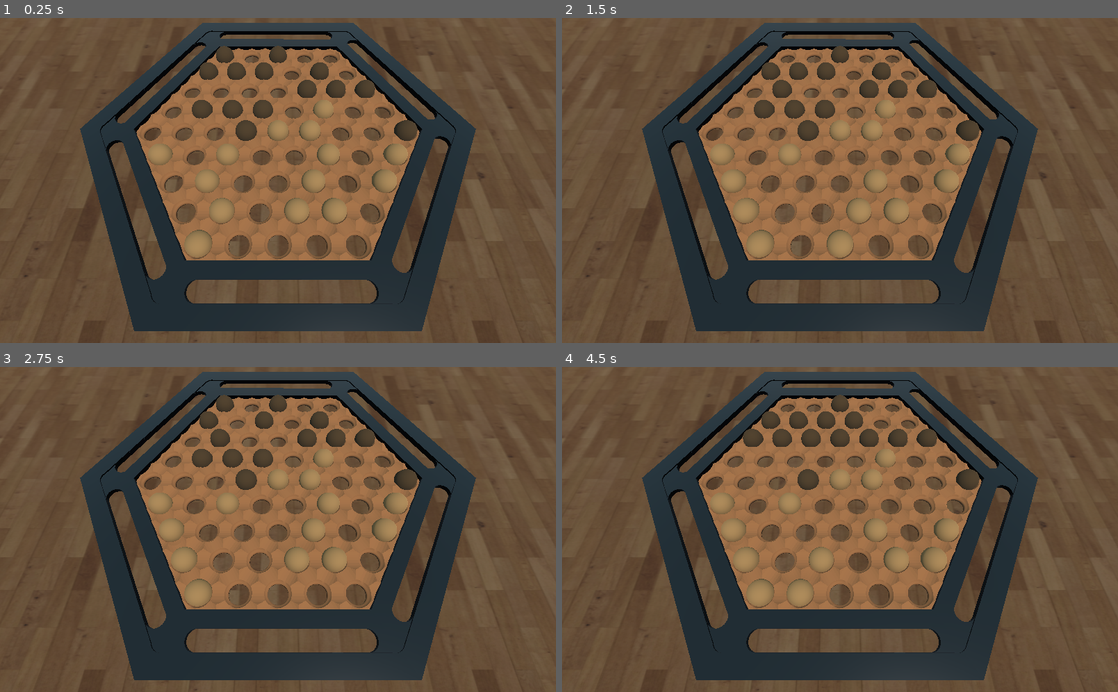
Above: before the commit, frames 1-4 (two rows, left to right).
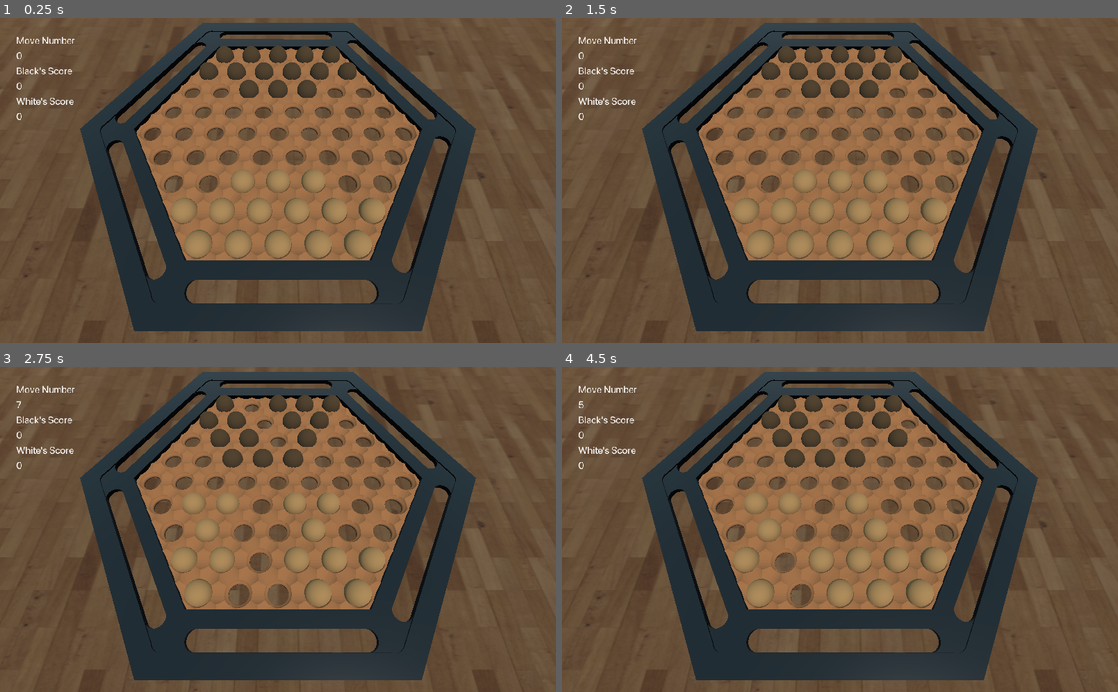
Above: after the commit, the same moments.

Repository: mmgh900/Abalone-Game-AI
Game: Godot game, scene res://Scenes/Game.tscn
Same seed, same stepped clock (60 frames per second), same inputs: the game is played once before the commit and once after it.
Inputs:
- Up to frame 1 (0.25 s): no input
- Up to frame 2 (1.5 s): tap Enter at 0.5, 1.35 s; hold Right 0.53-1.28 s; hold Enter 0.53-1.28 s; tap Space at 1.25 s; hold Left from 1.28 s (still down)
- Up to frame 3 (2.75 s): tap Enter at 2 s; release Left at 2.03 s; hold Right from 2.03 s (still down); hold Enter from 2.03 s (still down)
- Up to frame 4 (4.5 s): tap Space at 2.75, 4.25 s; release Enter at 2.78 s; tap Enter at 2.85, 3.5, 4.35 s; release Right at 3.53 s; hold Enter 3.53-4.28 s; hold Left from 3.53 s (still down)

The runs differ from the first frame. In frame 1, 5.7% of the frame differs, in the area x 2-76%, y 5-74%; in frame 2, 5.6%; in frame 3, 4.6%; in frame 4, 5.2%.

Commit message:
- Simple Minimax

Diff:
--- a/Scenes/Game.tscn
+++ b/Scenes/Game.tscn
@@ -1,10 +1,17 @@
-[gd_scene load_steps=5 format=2]
+[gd_scene load_steps=8 format=2]
 
 [ext_resource path="res://Scenes/Board.tscn" type="PackedScene" id=1]
 [ext_resource path="res://Assets/Ground.tres" type="Material" id=2]
+[ext_resource path="res://Fonts/SF-Pro-Display-Regular.otf" type="DynamicFontData" id=3]
 [ext_resource path="res://Scripts/Visualizer.gd" type="Script" id=4]
 
 [sub_resource type="PlaneMesh" id=1]
+
+[sub_resource type="Theme" id=2]
+
+[sub_resource type="DynamicFont" id=3]
+size = 18
+font_data = ExtResource( 3 )
 
 [node name="Game" type="Node"]
 
@@ -29,3 +36,72 @@
 [node name="Visualizer" type="Node" parent="."]
 script = ExtResource( 4 )
 pieces_path = NodePath("../Pieces")
+
+[node name="Control" type="Control" parent="."]
+anchor_right = 1.0
+anchor_bottom = 1.0
+
+[node name="VBoxContainer" type="VBoxContainer" parent="Control"]
+margin_left = 30.0
+margin_top = 30.0
+margin_right = 233.0
+margin_bottom = 158.0
+
+[node name="RichTextLabel" type="RichTextLabel" parent="Control/VBoxContainer"]
+margin_right = 203.0
+margin_bottom = 24.0
+size_flags_horizontal = 3
+theme = SubResource( 2 )
+custom_fonts/normal_font = SubResource( 3 )
+text = "Move Number"
+fit_content_height = true
+
+[node name="move-number" type="RichTextLabel" parent="Control/VBoxContainer"]
+margin_top = 28.0
+margin_right = 203.0
+margin_bottom = 52.0
+size_flags_horizontal = 3
+theme = SubResource( 2 )
+custom_fonts/normal_font = SubResource( 3 )
+text = "0"
+fit_content_height = true
+
+[node name="RichTextLabel4" type="RichTextLabel" parent="Control/VBoxContainer"]
+margin_top = 56.0
+margin_right = 203.0
+margin_bottom = 80.0
+size_flags_horizontal = 3
+theme = SubResource( 2 )
+custom_fonts/normal_font = SubResource( 3 )
+text = "Black's Score"
+fit_content_height = true
+
+[node name="white-score" type="RichTextLabel" parent="Control/VBoxContainer"]
+margin_top = 84.0
+margin_right = 203.0
+margin_bottom = 108.0
+size_flags_horizontal = 3
+theme = SubResource( 2 )
+custom_fonts/normal_font = SubResource( 3 )
+text = "0"
+fit_content_height = true
+
+[node name="RichTextLabel3" type="RichTextLabel" parent="Control/VBoxContainer"]
+margin_top = 112.0
+margin_right = 203.0
+margin_bottom = 136.0
+size_flags_horizontal = 3
+theme = SubResource( 2 )
+custom_fonts/normal_font = SubResource( 3 )
+text = "White's Score"
+fit_content_height = true
+
+[node name="black-score" type="RichTextLabel" parent="Control/VBoxContainer"]
+margin_top = 140.0
+margin_right = 203.0
+margin_bottom = 164.0
+size_flags_horizontal = 3
+theme = SubResource( 2 )
+custom_fonts/normal_font = SubResource( 3 )
+text = "0"
+fit_content_height = true
--- a/Scripts/BoardManager.gd
+++ b/Scripts/BoardManager.gd
@@ -7,8 +7,6 @@
 
 func _ready():
 	init_board()
-
-
 	# test_board()
 
 func init_board():
@@ -31,10 +29,6 @@
 		neighbors[cell_number] = []
 		for neighbor in adjacency_lists[str(cell_number)]:
 			neighbors[cell_number].append(int(neighbor))
-
-
-
-
 
 func check_cluster(board, cell_number, piece, cluster_length, cluster_direction):
 	if board[cell_number] != piece:
--- a/Scripts/State.gd
+++ b/Scripts/State.gd
@@ -5,7 +5,11 @@
 var board = []
 var black_score = 0
 var white_score = 0
-
+var best_index = 0
+var children = null
+var depth = 0
+var rng = RandomNumberGenerator.new()
+var eval = -1
 func _init(board, black_score, white_score):
 	self.black_score = black_score
 	self.white_score = white_score
@@ -18,3 +22,42 @@
 		self.black_score += 1
 	elif piece == BoardManager.WHITE:
 		self.white_score += 1
+
+func findMinState():
+	var minimum = INF
+	for i in range(len(children)):
+		var score = children[i].evaluate()
+		if score <= minimum:
+			minimum = score
+			self.best_index = i
+	return minimum
+
+func findMaxState():
+	var maximum = -INF
+	for i in range(len(children)):
+		var score = children[i].evaluate()
+		if score >= maximum:
+			maximum = score
+			self.best_index = i
+	return maximum
+
+func evaluate():
+	if children == null:
+		var score = white_score - black_score
+		rng.randomize()
+		var rand_epslion = rng.randf()
+		self.eval = score + rand_epslion
+	elif depth % 2 == 0:
+		self.eval = self.findMaxState()
+	else:
+		self.eval =  self.findMinState()
+	return self.eval
+
+
+func print_eval():
+	for i in range(self.depth):
+		printraw("---")
+	print(self.eval)
+	if children != null:
+		for child in self.children:
+			child.print_eval()
--- a/Scripts/Visualizer.gd
+++ b/Scripts/Visualizer.gd
@@ -2,29 +2,60 @@
 
 export var pieces_path : NodePath
 onready var pieces = get_node(pieces_path)
+onready var white_score = get_node('../Control/VBoxContainer/white-score')
+onready var black_score = get_node('../Control/VBoxContainer/black-score')
+onready var move_number = get_node('../Control/VBoxContainer/move-number')
 var white_piece = preload("res://Scenes/White Piece.tscn")
 var black_piece = preload("res://Scenes/Black Piece.tscn")
+var rng = RandomNumberGenerator.new()
+var state
 var history = []
 var historyIndex = 0
+var max_depth = 2
+
 func _ready():
-	var rng = RandomNumberGenerator.new()
 	draw_complete_board(BoardManager.current_board)
-	var state = State.new(BoardManager.current_board, 0, 0)
-	for i in range(100):
-		history.append(state)
-		historyIndex = historyIndex + 1
-		var res
-		var rand
-		if i % 2 == 0:
-			res = Successor.calculate_successor(state, BoardManager.WHITE)
-		else:
-			res = Successor.calculate_successor(state, BoardManager.BLACK)
+	state = State.new(BoardManager.current_board, 0, 0)
 
-		rand = rng.randi_range(0, len(res) - 1)
-		state = res[rand]
+func play():
+	history.append(state)
+	historyIndex = historyIndex + 1
 
+
+	open_state(state, max_depth)
+	print(state.children)
+	state.evaluate()
+	#state.print_eval()
+	state = state.children[state.best_index]
+
+	var res = Successor.calculate_successor(state, BoardManager.BLACK)
+	rng.randomize()
+	var rand = rng.randi_range(0, len(res) - 1)
+	state = res[rand]
+
+	updtae_game(state)
+
+func open_state(state: State, depth: int):
+
+	state.depth = max_depth - depth
+	if depth <= 0:
+		return
+
+
+	if state.depth % 2 == 0:
+		state.children = Successor.calculate_successor(state, BoardManager.WHITE)
+	else:
+		state.children = Successor.calculate_successor(state, BoardManager.BLACK)
+
+
+	for child in state.children:
+		open_state(child, depth - 1)
+
+func updtae_game(state: State):
 	update_board(state.board)
-
+	white_score.text = str(state.white_score)
+	black_score.text = str(state.black_score)
+	move_number.text = str(historyIndex)
 
 func update_board(new_board):
 	for child in pieces.get_children():
@@ -36,11 +67,13 @@
 	if Input.is_key_pressed(KEY_RIGHT):
 		if (historyIndex < len(history) - 1):
 			historyIndex = historyIndex + 1
-			update_board(history[historyIndex].board)
+			updtae_game(history[historyIndex])
 	if Input.is_key_pressed(KEY_LEFT):
 		if (historyIndex > 0):
 			historyIndex = historyIndex - 1
-			update_board(history[historyIndex].board)
+			updtae_game(history[historyIndex])
+	if Input.is_key_pressed(KEY_ENTER):
+		play()
 
 func draw_complete_board(board):
 	var coordinates = Vector3(0, 0, 0)
Binary file added: Fonts/SF-Pro-Display-Regular.otf
